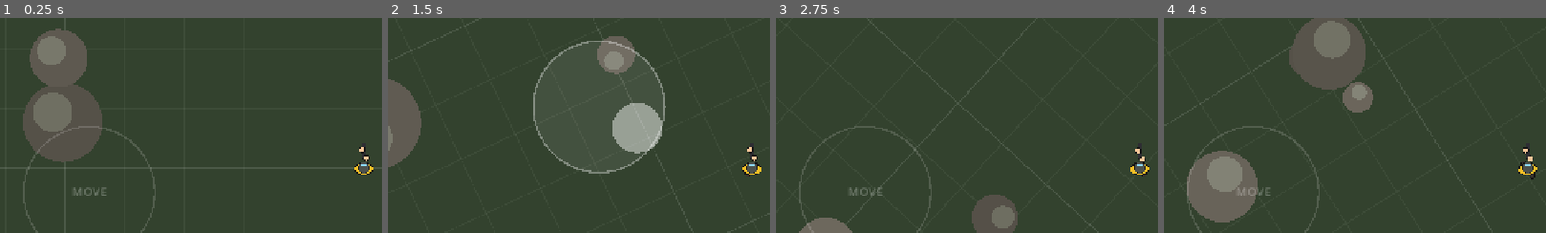
Above: before the commit, frames 1-4 (left to right).
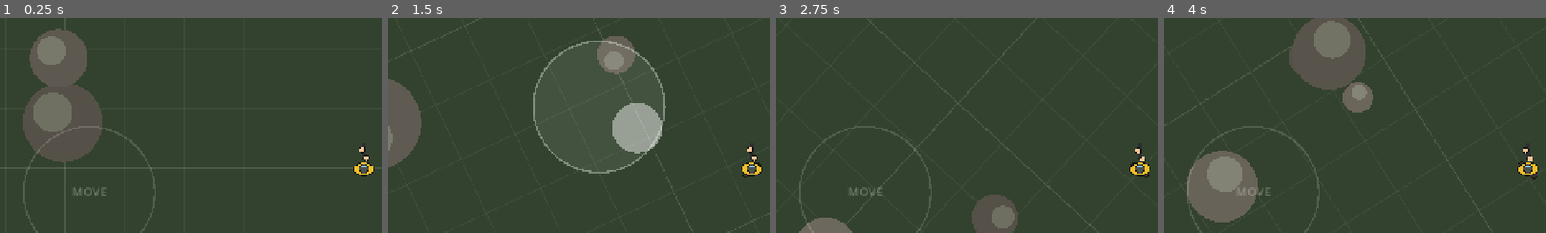
Above: after the commit, the same moments.

Repository: jklrjklr/zhukov
Game: Godot game, scene res://scenes/main.tscn
The game is run twice, just before and just after one commit, with the same random seed, the same clock (stepped at 60 frames per second) and the same inputs.
Inputs (mouse positions are % of the whole screen's width and height, from its top left):
- Up to frame 1 (0.25 s): no input
- Up to frame 2 (1.5 s): tap Enter at 0.5 s; move the mouse to (72, 45) at 0.52 s; hold D 0.53-1.25 s; hold E 0.53-1.25 s; click (72, 45) at 0.67 s; drag from (30, 55) to (45, 70) at 1.27 s
- Up to frame 3 (2.75 s): move the mouse to (60, 28) at 2.02 s; hold D from 2.03 s (still down); hold E from 2.03 s (still down)
- Up to frame 4 (4 s): release D at 2.75 s; release E at 2.75 s; drag from (45, 70) to (20, 35) at 2.77 s; move the mouse to (80, 65) at 3.52 s; hold A from 3.53 s (still down); hold E from 3.53 s (still down)
The pictures show only the part of the screen within x 2-52%, y 34-84%; the shares and areas given below are measured in that part.

The runs differ from the first frame. In frame 1, 0.1% of the frame differs, in the area x 92-98%, y 67-74%; in frame 2, 0.1%; in frame 3, 0.1%; in frame 4, 0.2%, in the area x 92-98%, y 66-76%.

Commit message:
Tweak player proportions: smaller head, wider stance
Co-Authored-By: Claude Opus 5.5 <noreply@anthropic.com>
Claude-Session: https://claude.ai/code/session_01CuvFDQ8S82ziWJ7Azt1Yc4

Diff:
--- a/scripts/player.gd
+++ b/scripts/player.gd
@@ -65,13 +65,13 @@
 	var bob := absf(cos(_walk_phase)) * _walk_amount
 
 	# Feet (alternate forward/back while walking)
-	_shape_ellipse(Vector2(-7, 2 - swing * 9), Vector2(4.5, 7), BOOT)
-	_shape_ellipse(Vector2(7, 2 + swing * 9), Vector2(4.5, 7), BOOT)
+	_shape_ellipse(Vector2(-10, 3 - swing * 9), Vector2(4.5, 6.5), BOOT)
+	_shape_ellipse(Vector2(10, 3 + swing * 9), Vector2(4.5, 6.5), BOOT)
 
 	# Torso (wide shoulders, sways slightly opposite to feet)
 	var torso_rot := -swing * 0.12
 	draw_set_transform(Vector2.ZERO, torso_rot)
-	_shape_ellipse(Vector2(0, 1), Vector2(15, 9), ARMOR)
+	_shape_ellipse(Vector2(0, 1), Vector2(16, 10), ARMOR)
 	draw_set_transform(Vector2.ZERO)
 
 	# Gun held forward along the aim line
@@ -84,8 +84,8 @@
 	_shape_circle(Vector2(-3, -31) + hand_bob, 4.0, SKIN)
 
 	# Head (helmet with visor facing forward)
-	_shape_circle(Vector2(0, -1), 8.5, HELMET)
-	draw_arc(Vector2(0, -1), 5.5, -PI * 0.8, -PI * 0.2, 10, Color(0.55, 0.85, 1.0), 2.5)
+	_shape_circle(Vector2(0, 0), 7.0, HELMET)
+	draw_arc(Vector2(0, 0), 4.5, -PI * 0.8, -PI * 0.2, 10, Color(0.55, 0.85, 1.0), 2.5)
 
 
 func _shape_circle(c: Vector2, r: float, col: Color) -> void:
